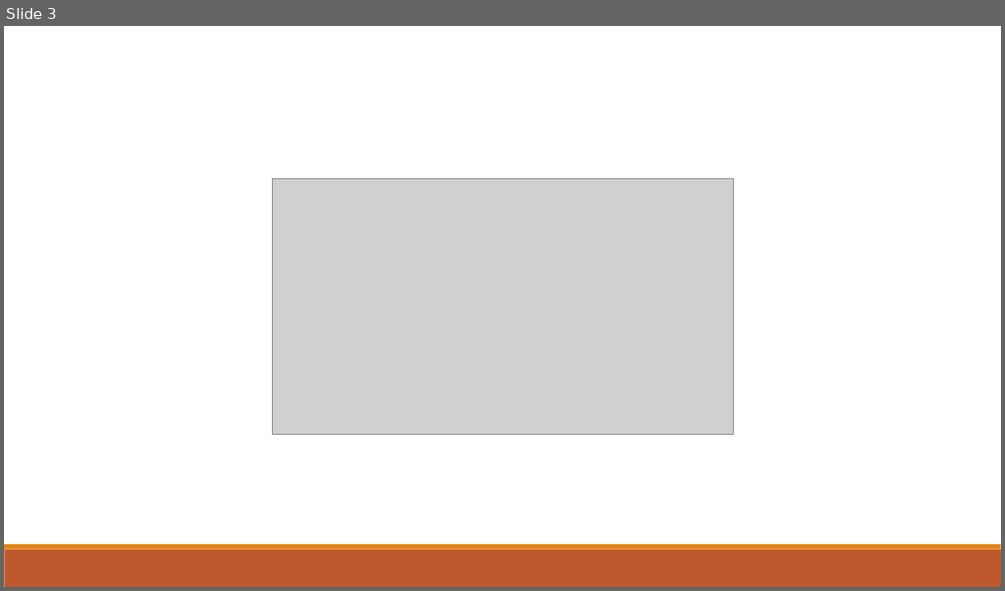
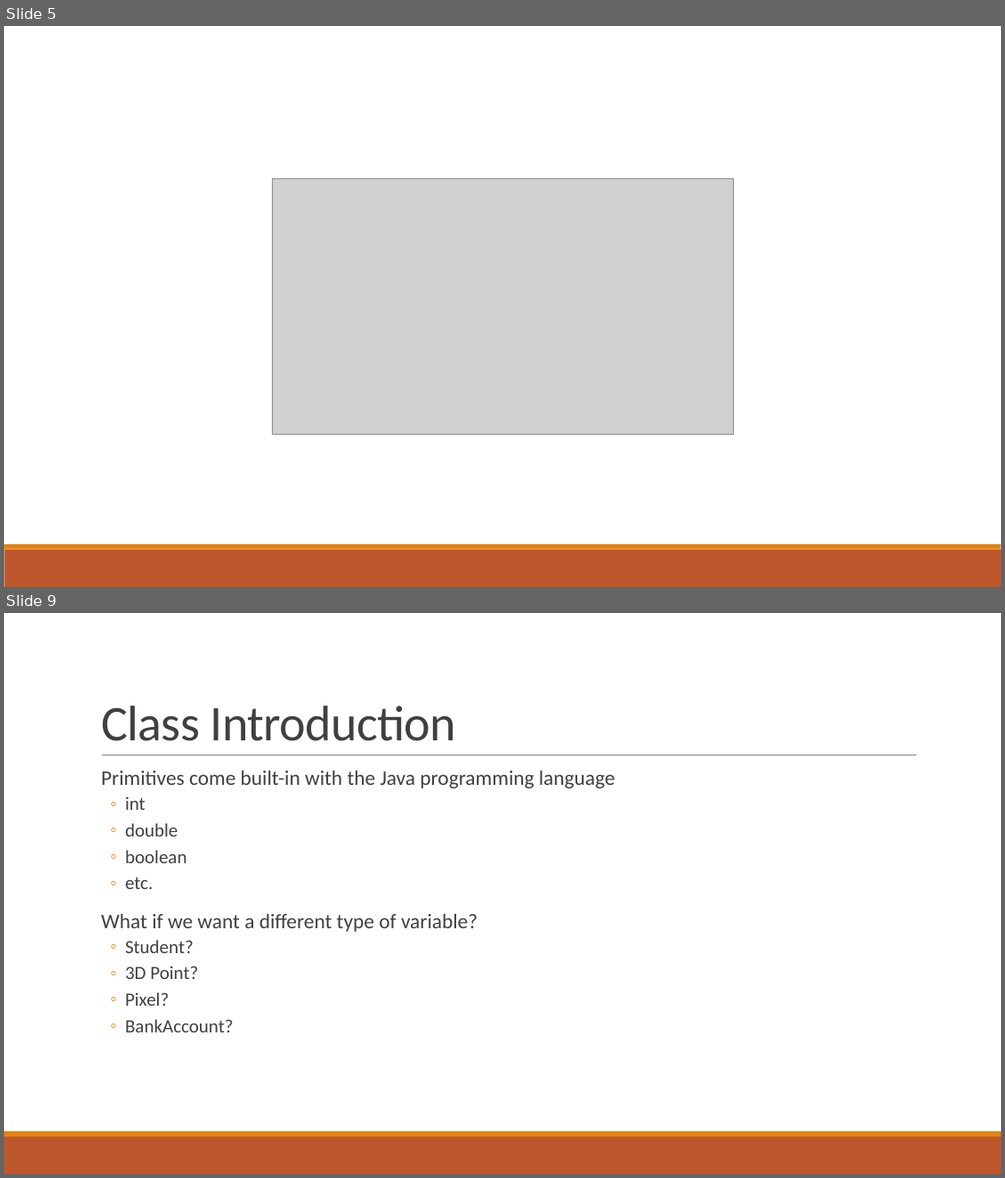
Before and after one commit to thewangclass/apcsa-curriculum, a slide deck: 02-Using-Objects/PowerPoints/01-Instances-of-Classes.pptx. Shown one above the other, each under a label of ours: slide 3 before the commit, slides 5 and 9 after it; the slides between them are not shown. The pictures are 1005x591 and 1005x1178 pixels, drawn with LibreOffice and Linux fonts; fonts in the diff are those of the drawing; grey boxes stand for pictures. Boxes give left, top, right and bottom in pixels: in the first picture for what was removed or moved away, otherwise in the second. Text is boxed around its words. In the diff, an @@ line names an element or a change of style, - is before the commit and + after.

Commit message:
Add to Unit 2 PowerPoint

```diff
--- a/02-Using-Objects/PowerPoints/01-Instances-of-Classes.pptx
+++ b/02-Using-Objects/PowerPoints/01-Instances-of-Classes.pptx
@@ slide 9 added at (4,613,1001,1174), background #FFFFFF; not listed: 2 template elements that a slide beside it also shows @@
@@ title added at (101,706,456,741), 48 pt, text #404040 @@
+Class Introduction
@@ text added at (101,771,615,1032), 20 pt, text #404040 @@
+  Primitives come built-in with the Java programming language
+  ◦ int
+  ◦ double
+  ◦ boolean
+  ◦ etc.
+  What if we want a different type of variable?
+  ◦ Student?
+  ◦ 3D Point?
+  ◦ Pixel?
+  ◦ BankAccount?
@@ line added from (102, 755) to (917, 755), #808080 0.5 pt @@
@@ what was slide 3 is now slide 5 @@
```
Also in this commit, not shown: 3 slides changed, 49 other slides added, 2 slides removed, 31 other files.
